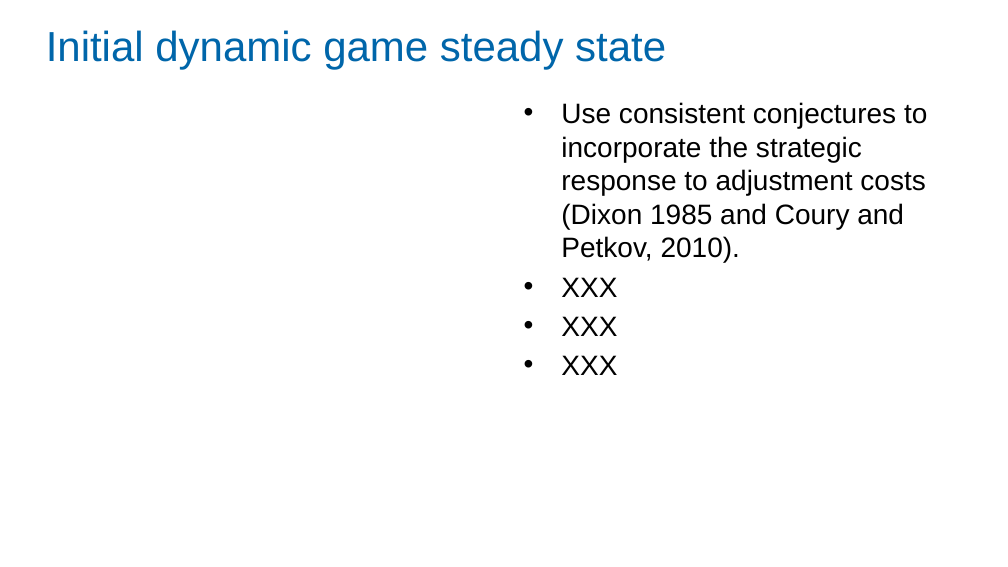
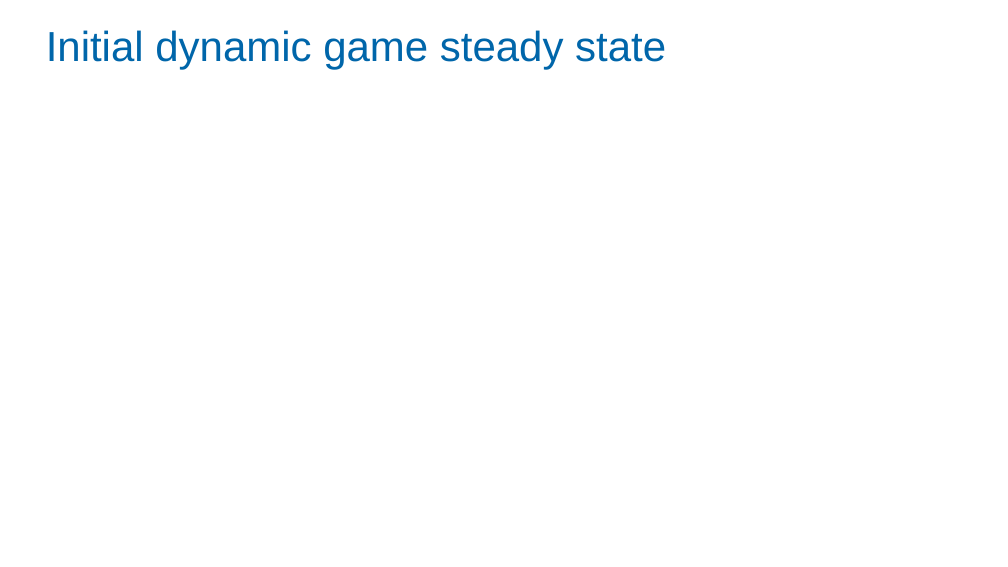
Before and after one commit to Zjub/TVHENZ, a slide deck: slide 27 of MF coordination/SI_game/Monetary and Fiscal Policy Coordination.pptx (slide 28 before the commit). Drawn at 1008x567 pixels with LibreOffice and Linux fonts; fonts in the diff are those of the drawing; grey boxes stand for pictures. Boxes give left, top, right and bottom in pixels: in the first picture for what was removed or moved away, otherwise in the second. Text is boxed around its words. In the diff, an @@ line names an element or a change of style, - is before the commit and + after.

```diff
--- a/MF coordination/SI_game/Monetary and Fiscal Policy Coordination.pptx
+++ b/MF coordination/SI_game/Monetary and Fiscal Policy Coordination.pptx
@@ text removed at <box>561,102,927,375</box> @@
-• Use consistent conjectures to incorporate the strategic response to adjustment costs (Dixon 1985 and Coury and Petkov, 2010).
-• XXX
-• XXX
-• XXX
```
Also in this commit, not shown: 14 other slides changed, 1 slide removed, 2 other files.
